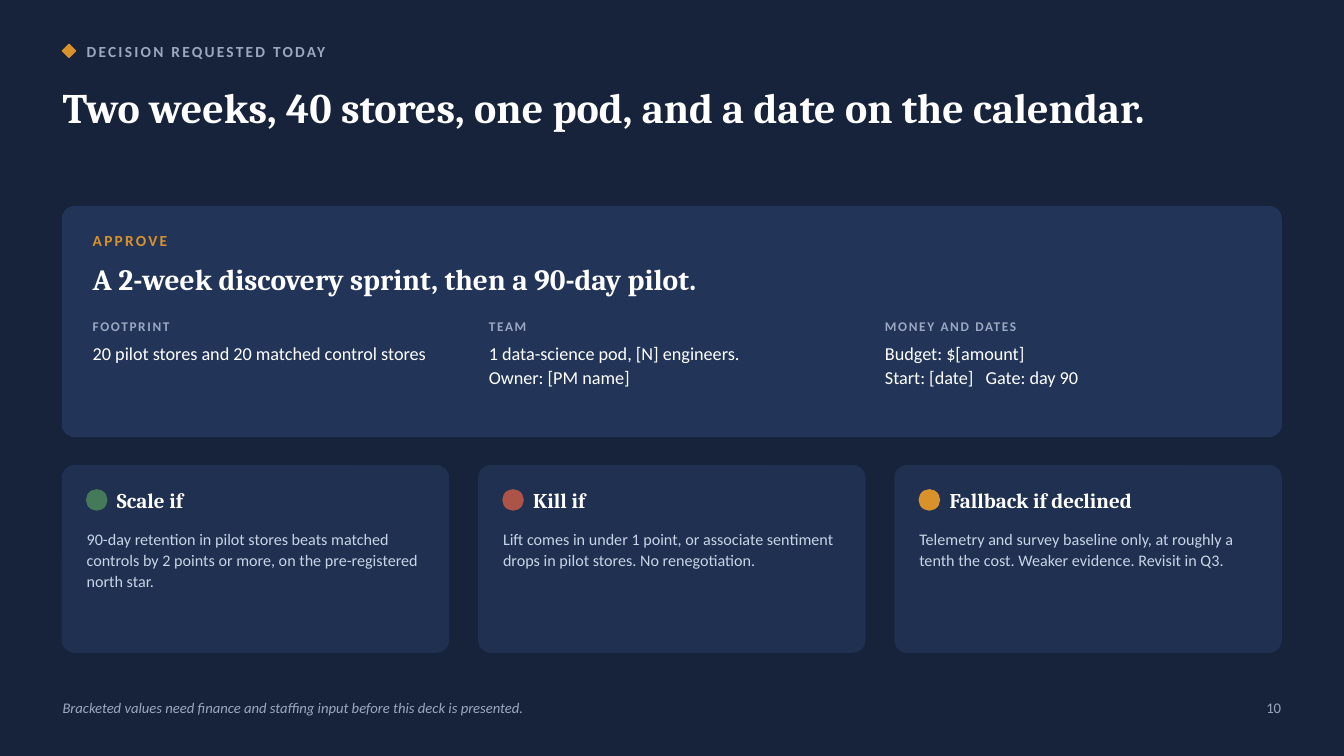
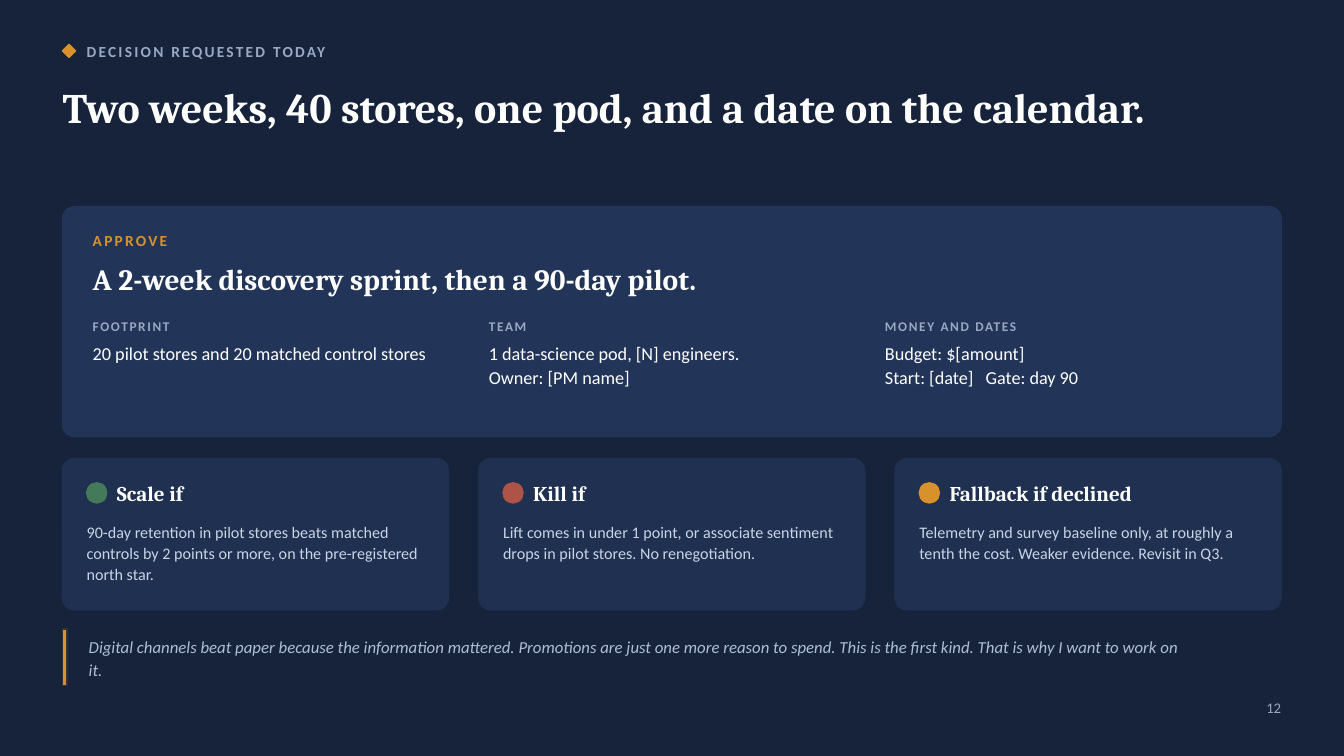
Before and after one commit to AllenHoem/walmart-sidekick-pm-framework, a slide deck: slide 12 of docs/sidekick-90-day-decision-deck.pptx (slide 10 before the commit). Drawn at 1344x756 pixels with LibreOffice and Linux fonts; fonts in the diff are those of the drawing. Boxes give left, top, right and bottom in pixels: in the first picture for what was removed or moved away, otherwise in the second. Text is boxed around its words. In the diff, an @@ line names an element or a change of style, - is before the commit and + after.

```diff
--- a/docs/sidekick-90-day-decision-deck.pptx
+++ b/docs/sidekick-90-day-decision-deck.pptx
@@ rounded rectangle: place and size @@
-rounded rectangle at (63, 466, 449, 652)
+rounded rectangle at (63, 459, 449, 610)
@@ rounded rectangle: place and size @@
-rounded rectangle at (479, 466, 865, 652)
+rounded rectangle at (479, 459, 865, 610)
@@ proportions changed in 3 elements at (63, 459, 449, 610), (479, 459, 865, 610), (895, 459, 1281, 610) @@
@@ rounded rectangle: place and size @@
-rounded rectangle at (895, 466, 1281, 652)
+rounded rectangle at (895, 459, 1281, 610)
@@ 3 texts, 3 ellipses: place and size @@
-3 texts, 3 ellipses at (87, 490, 1132, 510)
+3 texts, 3 ellipses at (87, 483, 1132, 503)
@@ text "90-day retention in pilot stores ...": place and size @@
-text "90-day retention in pilot stores ..." at (87, 534, 418, 587)
+text "90-day retention in pilot stores ..." at (87, 527, 418, 580)
@@ text "Lift comes in under 1 ...": place and size @@
-text "Lift comes in under 1 ..." at (503, 534, 833, 569)
+text "Lift comes in under 1 ..." at (503, 527, 833, 562)
@@ text "Telemetry and survey baseline only, ...": place and size @@
-text "Telemetry and survey baseline only, ..." at (919, 534, 1233, 568)
+text "Telemetry and survey baseline only, ..." at (919, 527, 1233, 561)
@@ rectangle added at (63, 629, 67, 686), fill #D9922B, outline #333333 1 pt @@
@@ text added at (89, 641, 1177, 676), 12 pt, text #AEBFD8, italic @@
+Digital channels beat paper because the information mattered. Promotions are just one more reason to spend. This is the first kind. That is why I want to work on it.
@@ text removed at (63, 703, 523, 716) @@
-Bracketed values need finance and staffing input before this deck is presented.
@@ text at (1266, 703, 1281, 713): text changed @@
-10
+12
```
Also in this commit, not shown: 28 other slides changed, 4 slides added, 1 slide removed, 1 other file.
